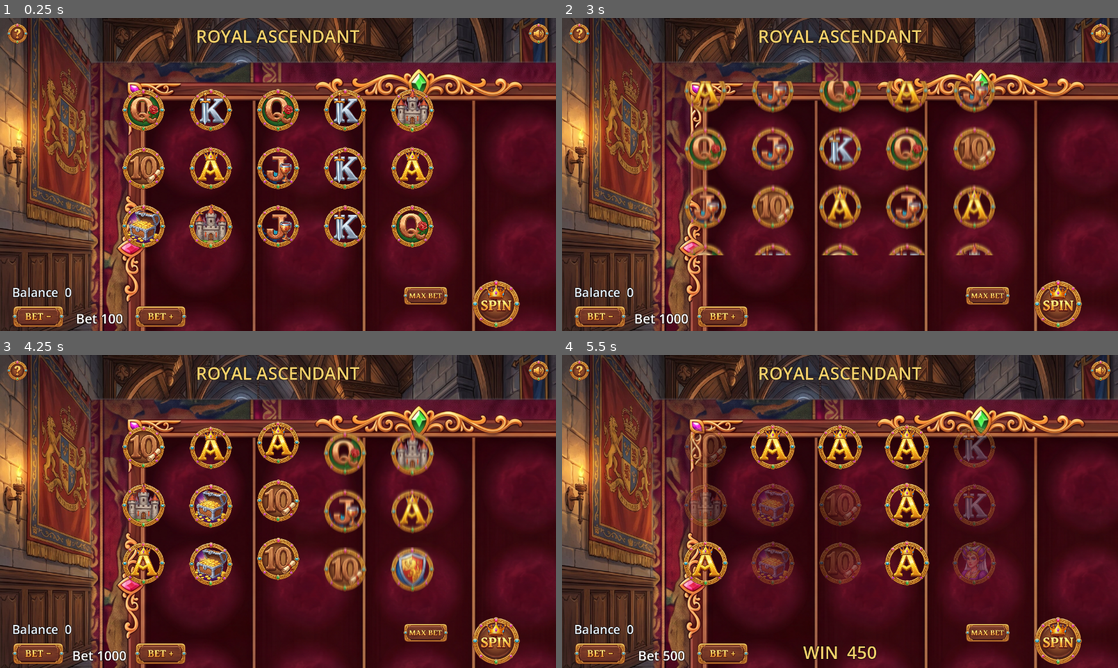
Above: before the commit, frames 1-4 (two rows, left to right).
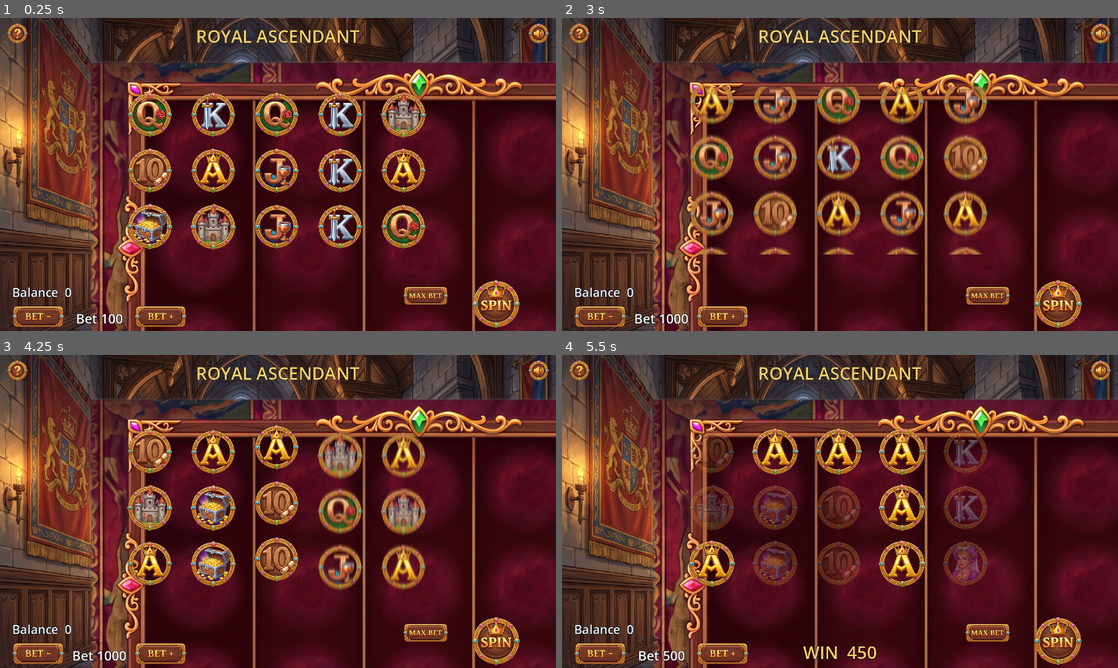
Above: after the commit, the same moments.

Repository: jwillz7667/Fire-Casino
Game: Godot game, scene res://slot/main.tscn
Same seed, same stepped clock (60 frames per second), same inputs: the game is played once before the commit and once after it.
Inputs (mouse positions are in pixels of both pictures, inside the frame that each line leads up to):
- Up to frame 1 (0.25 s): no input
- Up to frame 2 (3 s): click (600, 315) at 0.52 s; click (723, 315) at 1.27 s; click (990, 296) at 2 s; click (1056, 302) at 2.77 s
- Up to frame 3 (4.25 s): click (539, 370) at 3.5 s
- Up to frame 4 (5.5 s): click (578, 370) at 4.27 s; click (600, 652) at 5.02 s

The runs differ from the first frame. In frame 1, 12% of the frame differs, in the area x 21-79%, y 22-74%; in frame 2, 14%, in the area x 22-78%, y 20-76%; in frame 3, 12%; in frame 4, 10%.

Commit message:
fix(royal-ascendant): calibrate reel grid to the frame's actual cells
Symbol grid was hand-estimated and sat above/off the cells. Measure the real column/row centers from reel_frame.png (gold-divider midpoints) and use them as frame insets (L .086 / R .093 / T .125 / B .093); bump symbol size to 0.88 of the cell. Symbols now seat dead-center in each cell. Re-export + restage the same-origin build; build.sh strips .import cruft.

Co-Authored-By: Claude Opus 4.8 (1M context) <noreply@anthropic.com>

Diff:
--- a/games/royal-ascendant/slot/slot_machine.gd
+++ b/games/royal-ascendant/slot/slot_machine.gd
@@ -19,10 +19,12 @@
 # its opening. Insets are fractions of the frame rect — calibrated to reel_frame.png.
 const FRAME_POS := Vector2(196, 96)
 const FRAME_SIZE := Vector2(888, 494)
-const INSET_LEFT := 0.064
-const INSET_RIGHT := 0.064
-const INSET_TOP := 0.10
-const INSET_BOTTOM := 0.088
+# Measured from reel_frame.png: the 5 column centers and 3 row centers of the
+# maroon cells (gold-divider midpoints), expressed as insets of the frame rect.
+const INSET_LEFT := 0.086
+const INSET_RIGHT := 0.093
+const INSET_TOP := 0.125
+const INSET_BOTTOM := 0.093
 
 const SYMBOL_IDS := ["QUEEN", "CASTLE", "SHIELD", "A", "K", "Q", "J", "TEN", "JOKER", "CHEST"]
 const HIGH := ["QUEEN", "CASTLE", "SHIELD"]
@@ -111,7 +113,7 @@
 	var ih := (1.0 - INSET_TOP - INSET_BOTTOM) * FRAME_SIZE.y
 	_cell_w = iw / COLS
 	_cell_h = ih / ROWS
-	_sym_px = min(_cell_w, _cell_h) * 0.82
+	_sym_px = min(_cell_w, _cell_h) * 0.88
 
 func _reel_x(col: int) -> float:
 	return _ix + (col + 0.5) * _cell_w
Not shown, changed: apps/arcade/public/royal-ascendant/v1/index.html
Not shown, changed: apps/arcade/public/royal-ascendant/v1/index.pck
Not shown, changed: games/royal-ascendant/web/build.sh
